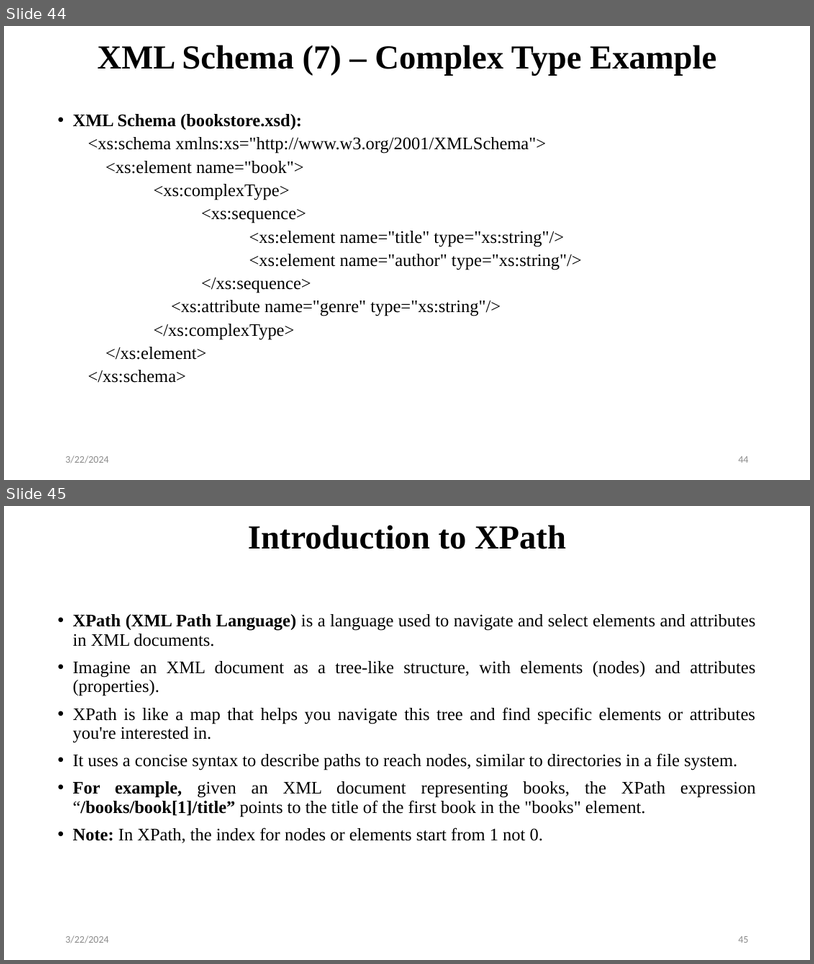
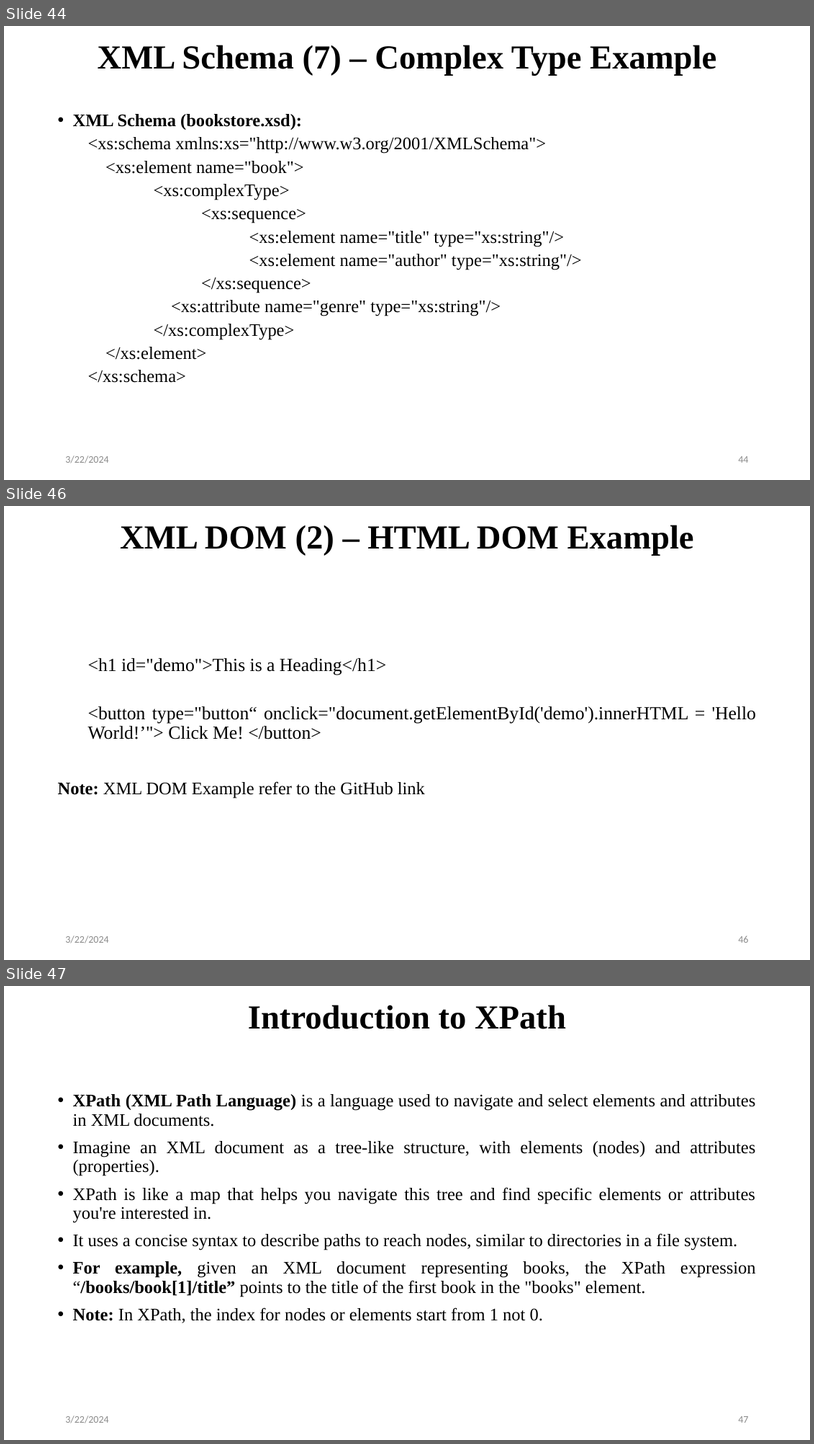
Before and after one commit to avinashmaskey22/BCA-3rd-WEB, a slide deck: Unit Three.pptx. Shown one above the other, each under a label of ours: slides 44 and 45 before the commit, slides 44, 46 and 47 after it; the slides between them are not shown. The pictures are 814x964 and 814x1444 pixels, drawn with LibreOffice and Linux fonts; fonts in the diff are those of the drawing. Boxes give left, top, right and bottom in pixels: in the first picture for what was removed or moved away, otherwise in the second. Text is boxed around its words. In the diff, an @@ line names an element or a change of style, - is before the commit and + after.

```diff
--- a/Unit Three.pptx
+++ b/Unit Three.pptx
@@ slide 46 added at bbox=[4, 506, 810, 960], background #FFFFFF @@
@@ title added at bbox=[120, 525, 694, 556], 40 pt, text #000000, bold @@
+XML DOM (2) – HTML DOM Example
@@ text added at bbox=[58, 658, 757, 798], 22 pt, text #000000 @@
+  <h1 id="demo">This is a Heading</h1>
+  <button type="button“ onclick="document.getElementById('demo').innerHTML = 'Hello World!’"> Click Me! </button>
+Note: XML DOM Example refer to the GitHub link
@@ text added at bbox=[65, 935, 108, 943], 12 pt, text #8C8C8C @@
+3/22/2024
@@ page number added at bbox=[738, 936, 748, 942], 12 pt, text #8C8C8C @@
+46
@@ what was slide 45 is now slide 47 @@
@@ page number at bbox=[738, 1416, 748, 1422]: text changed @@
-45
+47
```
Also in this commit, not shown: 1 other slide added, 3 other files.
